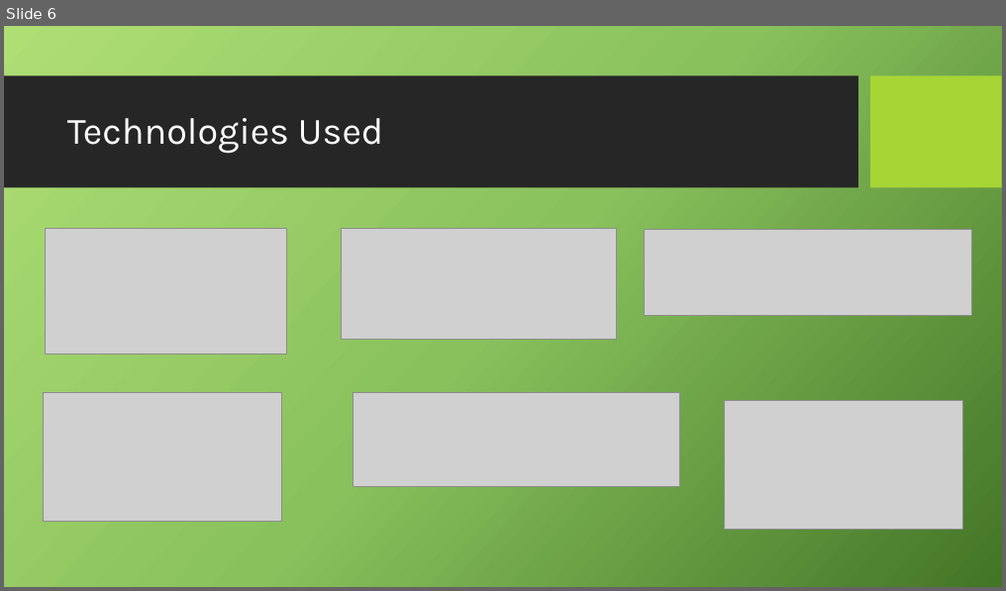
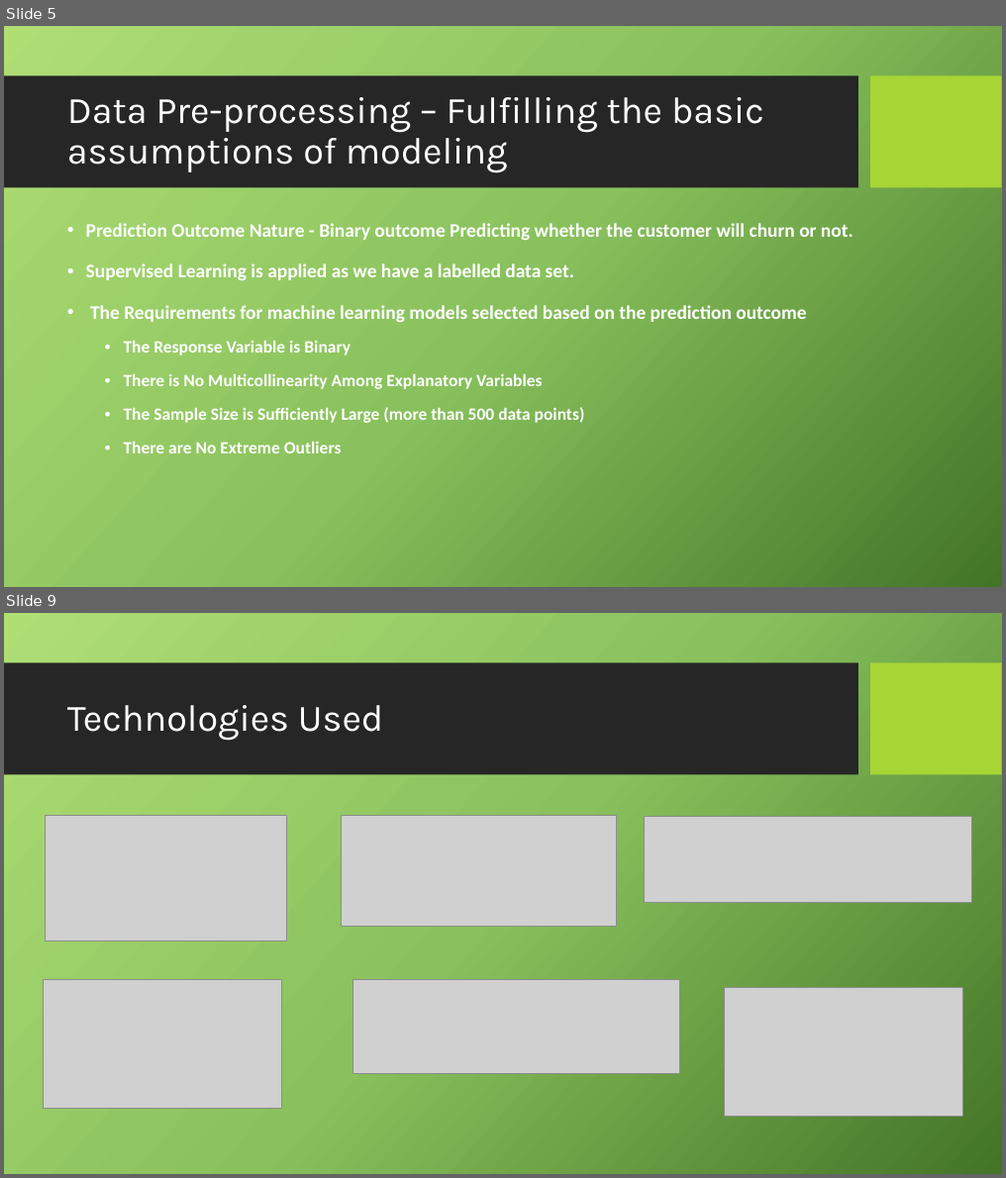
Before and after one commit to Kevin-McConchie/project4fork, a slide deck: Telecom Customer Church - Presentation.pptx. Shown one above the other, each under a label of ours: slide 6 before the commit, slides 5 and 9 after it; the slides between them are not shown. The pictures are 1006x591 and 1006x1178 pixels, drawn with LibreOffice and Linux fonts; fonts in the diff are those of the drawing; grey boxes stand for pictures; background and template pictures are left out. Boxes give left, top, right and bottom in pixels: in the first picture for what was removed or moved away, otherwise in the second. Text is boxed around its words. In the diff, an @@ line names an element or a change of style, - is before the commit and + after.

```diff
--- a/Telecom Customer Church - Presentation.pptx
+++ b/Telecom Customer Church - Presentation.pptx
@@ slide 5 added at bbox=[4, 26, 1002, 587], background picture (left out); not listed: 2 template elements that a slide beside it also shows @@
@@ title added at bbox=[67, 97, 764, 174], 36 pt, text #FFFFFF @@
+Data Pre-processing – Fulfilling the basic assumptions of modeling
@@ text added at bbox=[86, 223, 853, 454], 18.5 pt, text #FFFFFF, bold @@
+• Prediction Outcome Nature - Binary outcome Predicting whether the customer will churn or not.
+• Supervised Learning is applied as we have a labelled data set.
+• The Requirements for machine learning models selected based on the prediction outcome
+  • The Response Variable is Binary
+  • There is No Multicollinearity Among Explanatory Variables
+  • The Sample Size is Sufficiently Large (more than 500 data points)
+  • There are No Extreme Outliers
@@ what was slide 6 is now slide 9 @@
```
Also in this commit, not shown: 7 slides changed, 18 other slides added, 9 slides removed.
